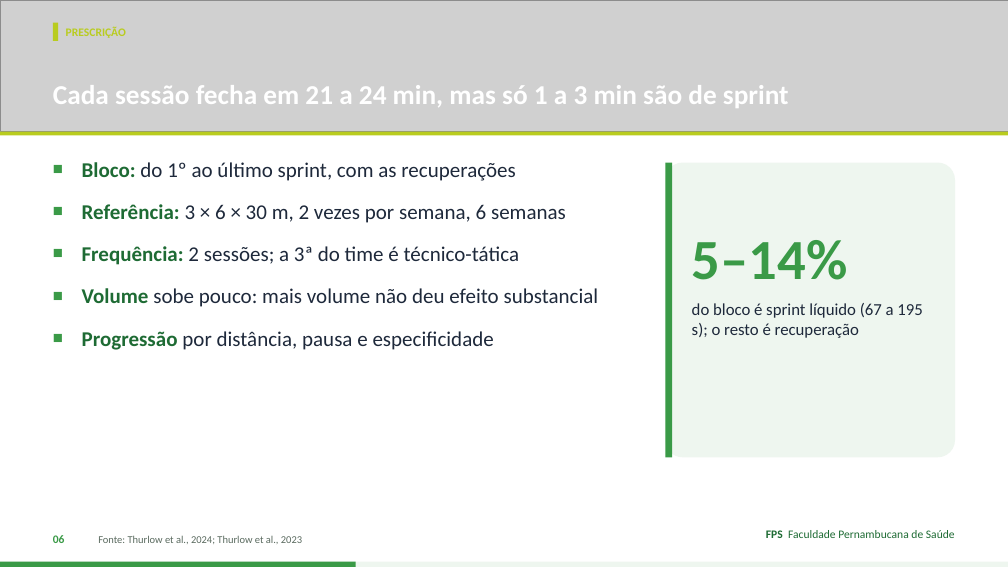
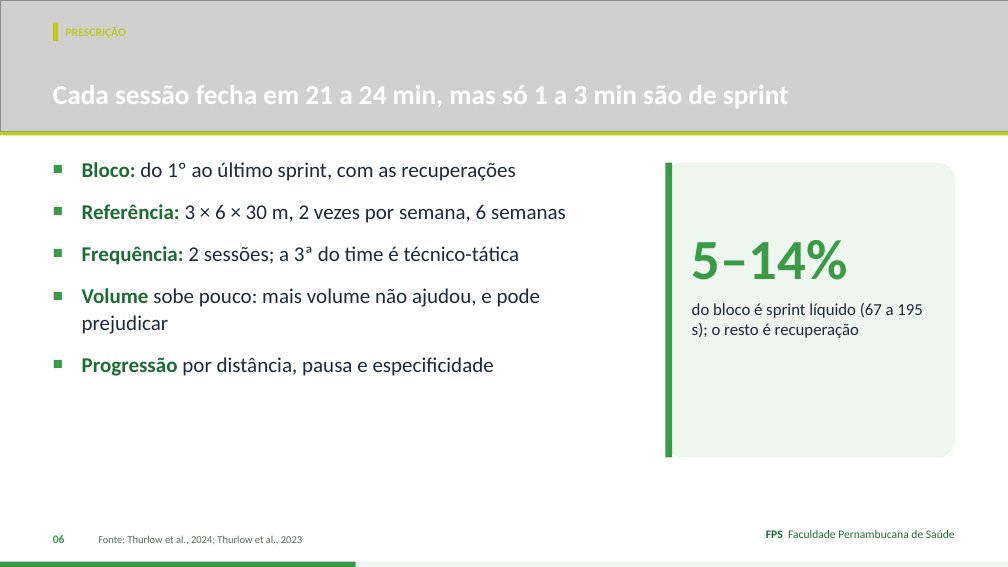
Before and after one commit to Institutomoraisandrade/CRM, a slide deck: slide 6 of trabalho-fps/trabalhos/2026-11-11-handebol-rsa/apresentacao.pptx. Drawn at 1008x567 pixels with LibreOffice and Linux fonts; fonts in the diff are those of the drawing; grey boxes stand for pictures. Boxes give left, top, right and bottom in pixels: in the first picture for what was removed or moved away, otherwise in the second. Text is boxed around its words. In the diff, an @@ line names an element or a change of style, - is before the commit and + after.

```diff
--- a/trabalho-fps/trabalhos/2026-11-11-handebol-rsa/apresentacao.pptx
+++ b/trabalho-fps/trabalhos/2026-11-11-handebol-rsa/apresentacao.pptx
@@ text at box(82, 288, 541, 334): text changed @@
-■ Volume sobe pouco: mais volume não deu efeito substancial
+■ Volume sobe pouco: mais volume não ajudou, e pode prejudicar
```
Also in this commit, not shown: 10 other slides changed, 2 other files.
